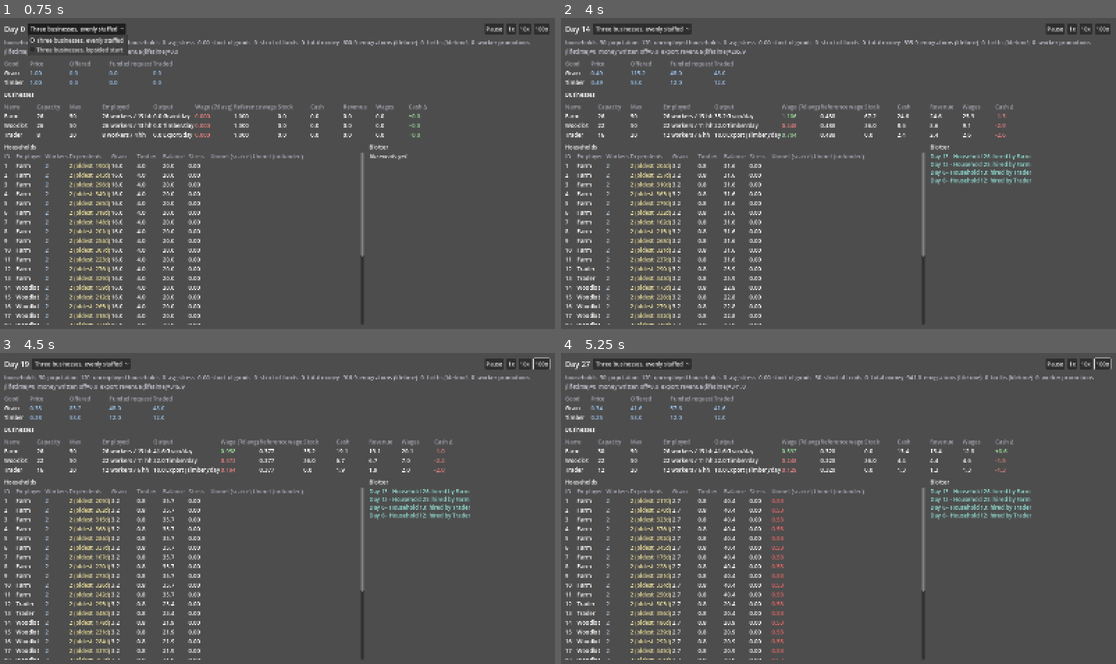
Above: before the commit, frames 1-4 (two rows, left to right).
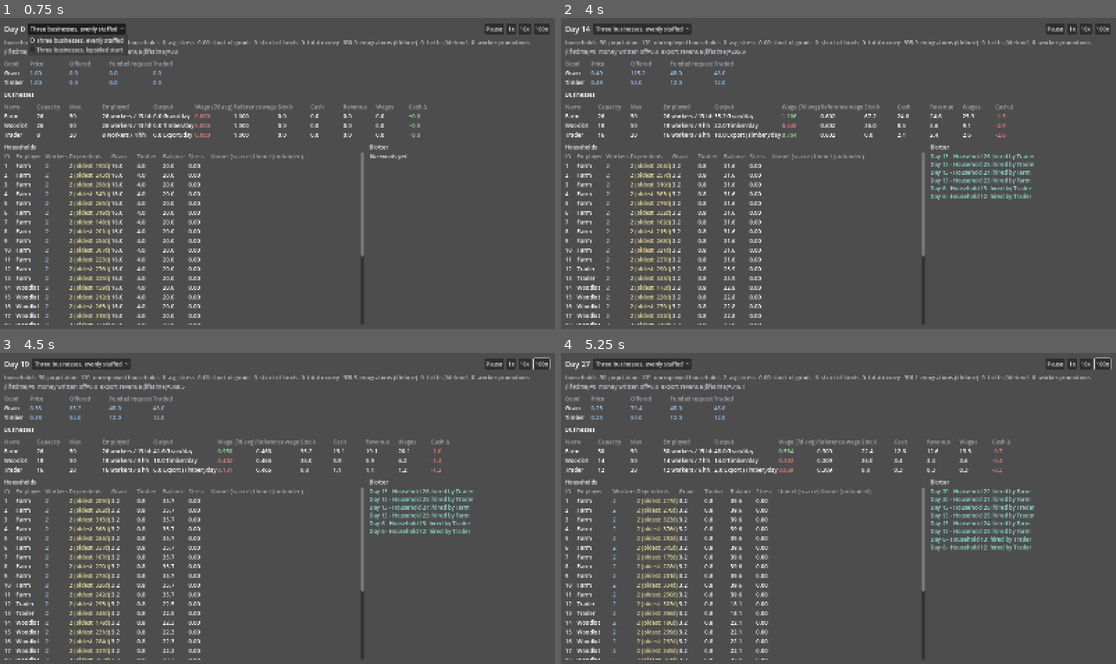
Above: after the commit, the same moments.

Repository: forsman5/sitka
Game: Godot game, scene res://scenes/sim/he_dashboard.tscn
The game is run twice, just before and just after one commit, with the same random seed, the same clock (stepped at 60 frames per second) and the same inputs. This scene is started directly instead of the project's main scene.
Inputs (mouse positions are in pixels of both pictures, inside the frame that each line leads up to):
- Up to frame 1 (0.75 s): click "Three businesses, evenly staf…" at 0.5 s
- Up to frame 2 (4 s): click "1x" at 1.25 s; tap Enter at 2 s; move the mouse to (960, 157) at 2.02 s; hold Right (ui_right) 2.03-2.75 s; hold Alt 2.03-2.75 s; click (960, 157) at 2.17 s; click "10x" at 2.75 s; drag from (727, 189) to (810, 235) at 3.52 s
- Up to frame 3 (4.5 s): move the mouse to (333, 440) at 4.27 s; hold Right (ui_right) from 4.28 s (still down); hold Shift from 4.28 s (still down)
- Up to frame 4 (5.25 s): release Right (ui_right) at 5 s; release Shift at 5 s; drag from (810, 570) to (672, 461) at 5.02 s

Frame 1 is identical in both runs. In frame 2, 0.7% of the frame differs, in the area x 6-86%, y 30-59%; in frame 3, 1.6%; in frame 4, 6.5%, in the area x 6-96%, y 7-99%.

Commit message:
Smooth the labor-market reference wage over the same window as wage history
_reference_wage_per_worker() priced subsistence at today's live spot price,
while the business wage it's compared against is a 7-day rolling average --
comparing a slow-moving average against a fast one that a business's own
output directly moves (more grain sold -> lower grain price -> lower wage
AND lower reference through the same channel) reads as a profitability
signal when it's often same-day noise, and is one of the drivers behind the
Trader/Woodlot boom-bust cycle seen in long (4000+ day) runs.

Reference wage now prices subsistence off a trailing average of market
prices capped at HEBusiness.WAGE_ROLLING_WINDOW_DAYS -- matching, not
arbitrarily picking, the window the wage side already uses, so a genuine
sustained price trend still shows up, just on the same timescale as the
number it's being judged against.

Co-Authored-By: Claude Sonnet 5 <noreply@anthropic.com>

Diff:
--- a/scripts/sim/household_economy/he_simulation.gd
+++ b/scripts/sim/household_economy/he_simulation.gd
@@ -134,6 +134,14 @@
 ## stays honest about where money entered rather than silently not adding
 ## up.
 var _export_revenue_total := 0.0
+
+## Trailing per-commodity price history, oldest first, capped to the SAME
+## window a business's own wage is smoothed over
+## (HEBusiness.WAGE_ROLLING_WINDOW_DAYS, referenced directly rather than
+## re-authored here so the two windows can never drift apart) -- see
+## _reference_wage_per_worker for why the reference wage reads this average
+## instead of the live spot price.
+var _price_history: Dictionary[Commodity.Type, Array] = {}
 
 var _history: Array[Dictionary] = []
 ## Blotter: one entry per birth/death/split, newest appended last -- see
@@ -337,6 +345,7 @@
 # ---------------------------------------------------------------------------
 
 func _daily_tick() -> void:
+	_record_price_history()
 	_reset_household_daily_records()
 	var record := _new_daily_record()
 	_pay_wages(record)
@@ -900,17 +909,54 @@
 			total += 1
 	return total
 
+## Appends today's opening price (this tick's actual clearing price, before
+## _adjust_price mutates it for tomorrow) to each commodity's trailing
+## history, capped at HEBusiness.WAGE_ROLLING_WINDOW_DAYS -- same ring-buffer
+## shape as HEBusiness.record_wage_day. Called first thing in _daily_tick,
+## before anything reads today's price.
+func _record_price_history() -> void:
+	for c in SUBSISTENCE_COMMODITIES:
+		var history: Array = _price_history.get(c, [])
+		history.append(market.price[c])
+		if history.size() > HEBusiness.WAGE_ROLLING_WINDOW_DAYS:
+			history.pop_front()
+		_price_history[c] = history
+
+## Falls back to the live price only when no history has been recorded yet
+## (day 0, before the first _daily_tick has run) -- from day 1 onward there
+## is always at least one entry.
+func _average_price_history(c: Commodity.Type) -> float:
+	var history: Array = _price_history.get(c, [])
+	if history.is_empty():
+		return market.price[c]
+	var total := 0.0
+	for p in history:
+		total += p
+	return total / history.size()
+
 ## The going rate a worker's wage needs to clear for that worker's WHOLE
 ## household to afford subsistence: (population / total workers) people
 ## depend on each worker's wage, on average, and each of those people needs
 ## GRAIN_PER_PERSON_PER_DAY worth of grain plus FUEL_TIMBER_PER_PERSON_PER_DAY
-## worth of timber at CURRENT market prices. This is the number
-## _evaluate_business_capacity compares each business's actual wage
-## against -- a business paying above it is generating more value per
-## worker than that worker's household needs to survive (profitable, should
-## grow); below it, it structurally can't sustain the households working
-## there (unprofitable, should shrink), regardless of what its production
-## recipe's rate happens to be.
+## worth of timber, priced at each commodity's trailing average
+## (_average_price_history) rather than today's live spot price. A
+## business's rolling_average_wage() is already smoothed over
+## HEBusiness.WAGE_ROLLING_WINDOW_DAYS; comparing that against a live price
+## would pit a slow-moving average against a fast one that the SAME
+## business's own output directly moves (selling more grain pushes
+## grain_price down, which lowers both sides of the comparison through the
+## same channel) -- a timescale mismatch that reads as a profitability
+## signal when it's really same-day noise. Smoothing both sides over the
+## same window fixes that without hiding a genuine, sustained price
+## trend -- it just takes as long to show up here as it does in the wage
+## average it's being judged against.
+##
+## This is the number _evaluate_business_capacity compares each business's
+## actual wage against -- a business paying above it is generating more
+## value per worker than that worker's household needs to survive
+## (profitable, should grow); below it, it structurally can't sustain the
+## households working there (unprofitable, should shrink), regardless of
+## what its production recipe's rate happens to be.
 func _reference_wage_per_worker() -> float:
 	var total_workers := 0
 	var total_population := 0
@@ -921,8 +967,8 @@
 	if total_workers <= 0:
 		return 0.0
 	var dependency_ratio := float(total_population) / float(total_workers)
-	var per_person_cost := market.price[Commodity.Type.GRAIN] * GRAIN_PER_PERSON_PER_DAY \
-		+ market.price[Commodity.Type.TIMBER] * FUEL_TIMBER_PER_PERSON_PER_DAY
+	var per_person_cost := _average_price_history(Commodity.Type.GRAIN) * GRAIN_PER_PERSON_PER_DAY \
+		+ _average_price_history(Commodity.Type.TIMBER) * FUEL_TIMBER_PER_PERSON_PER_DAY
 	return dependency_ratio * per_person_cost
 
 func _total_stock_snapshot() -> Dictionary:
